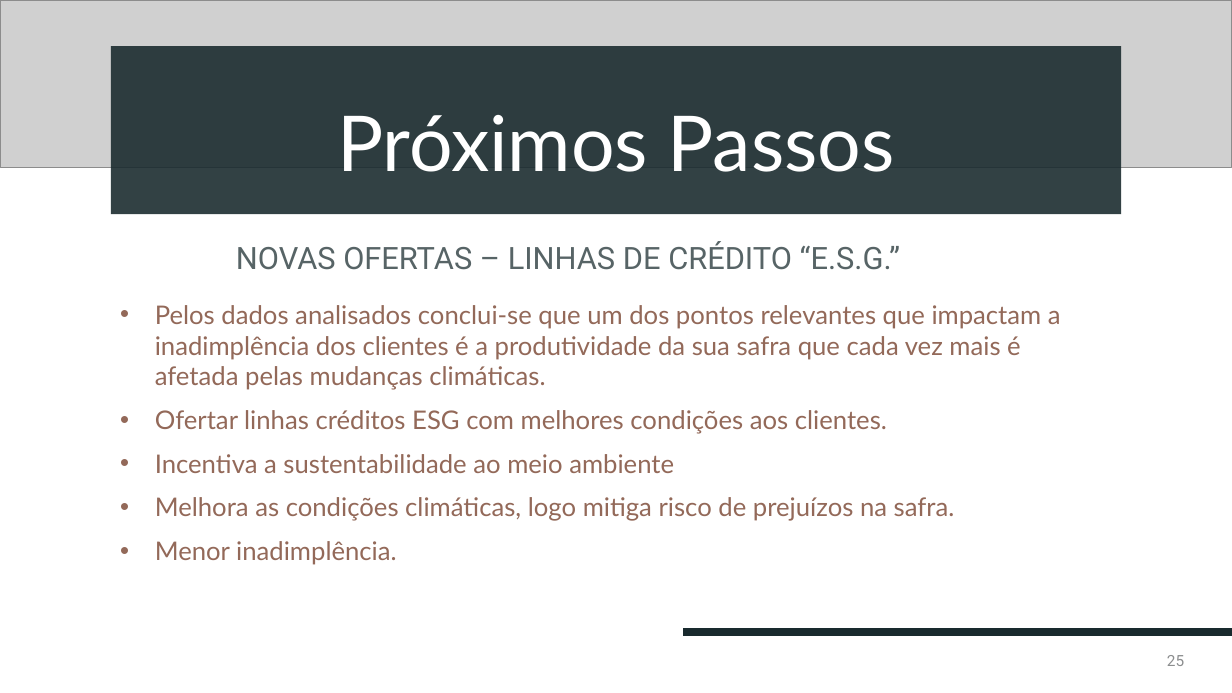
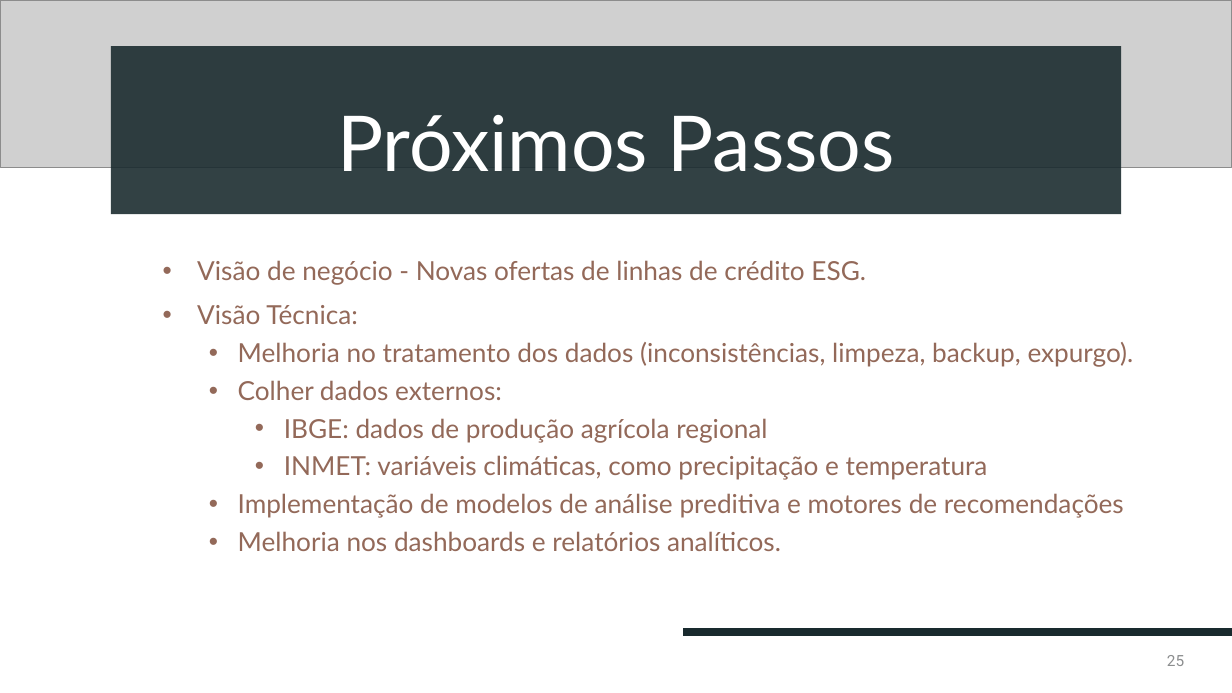
Before and after one commit to devbiadlima/pdd-analytics-etl, a slide deck: slide 25 of apresentacao/Apresentação.pptx. Drawn at 1232x693 pixels with LibreOffice and Linux fonts; fonts in the diff are those of the drawing; grey boxes stand for pictures. Boxes give left, top, right and bottom in pixels: in the first picture for what was removed or moved away, otherwise in the second. Text is boxed around its words. In the diff, an @@ line names an element or a change of style, - is before the commit and + after.

```diff
--- a/apresentacao/Apresentação.pptx
+++ b/apresentacao/Apresentação.pptx
@@ text at <box>197,260,1134,551</box>: text changed; size 20 to 20.4 pt @@
-• Pelos dados analisados conclui-se que um dos pontos relevantes que impactam a inadimplência dos clientes é a produtividade da sua safra que cada vez mais é afetada pelas mudanças climáticas.
-• Ofertar linhas créditos ESG com melhores condições aos clientes.
-• Incentiva a sustentabilidade ao meio ambiente
-• Melhora as condições climáticas, logo mitiga risco de prejuízos na safra.
-• Menor inadimplência.
+• Visão de negócio - Novas ofertas de linhas de crédito ESG.
+• Visão Técnica:
+  • Melhoria no tratamento dos dados (inconsistências, limpeza, backup, expurgo).
+  • Colher dados externos:
+    • IBGE: dados de produção agrícola regional
+    • INMET: variáveis climáticas, como precipitação e temperatura
+  • Implementação de modelos de análise preditiva e motores de recomendações
+  • Melhoria nos dashboards e relatórios analíticos.
@@ text removed at <box>236,241,900,270</box> @@
-NOVAS OFERTAS – LINHAS DE CRÉDITO “E.S.G.”
```
Also in this commit, not shown: 4 other slides changed.
